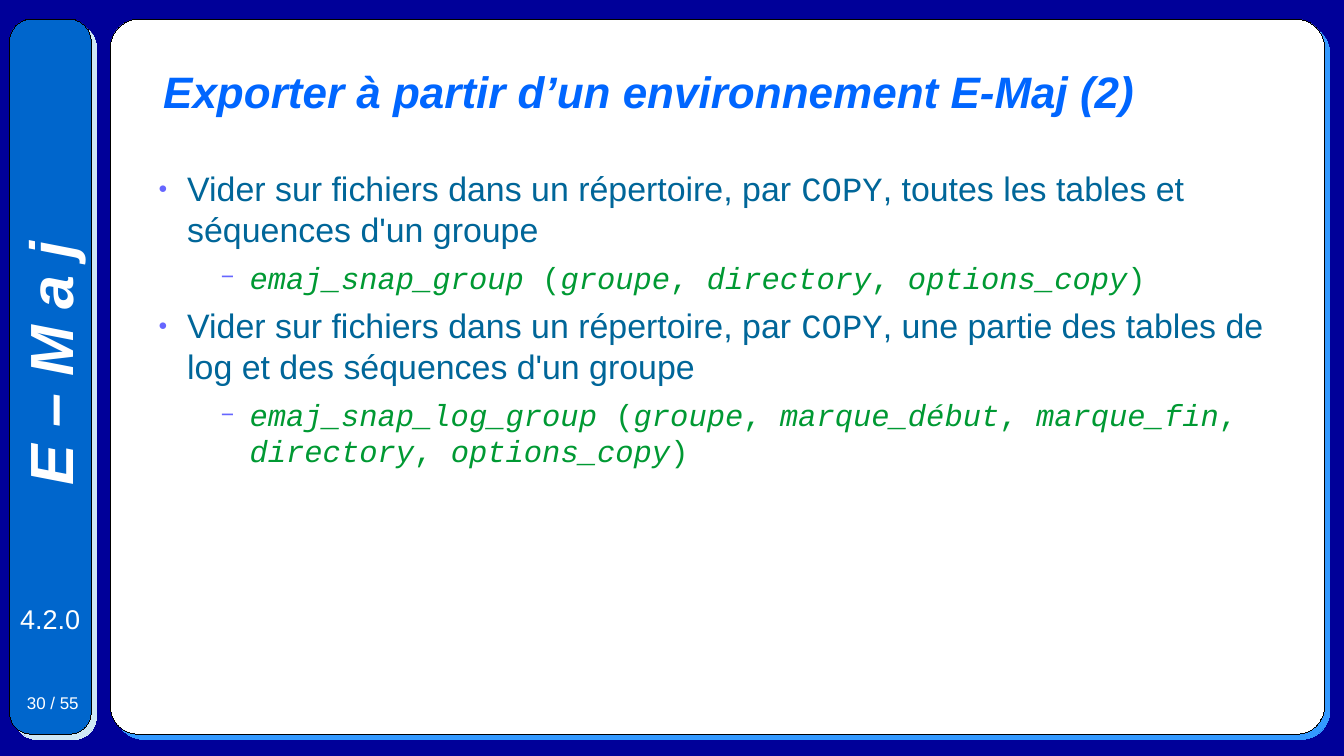
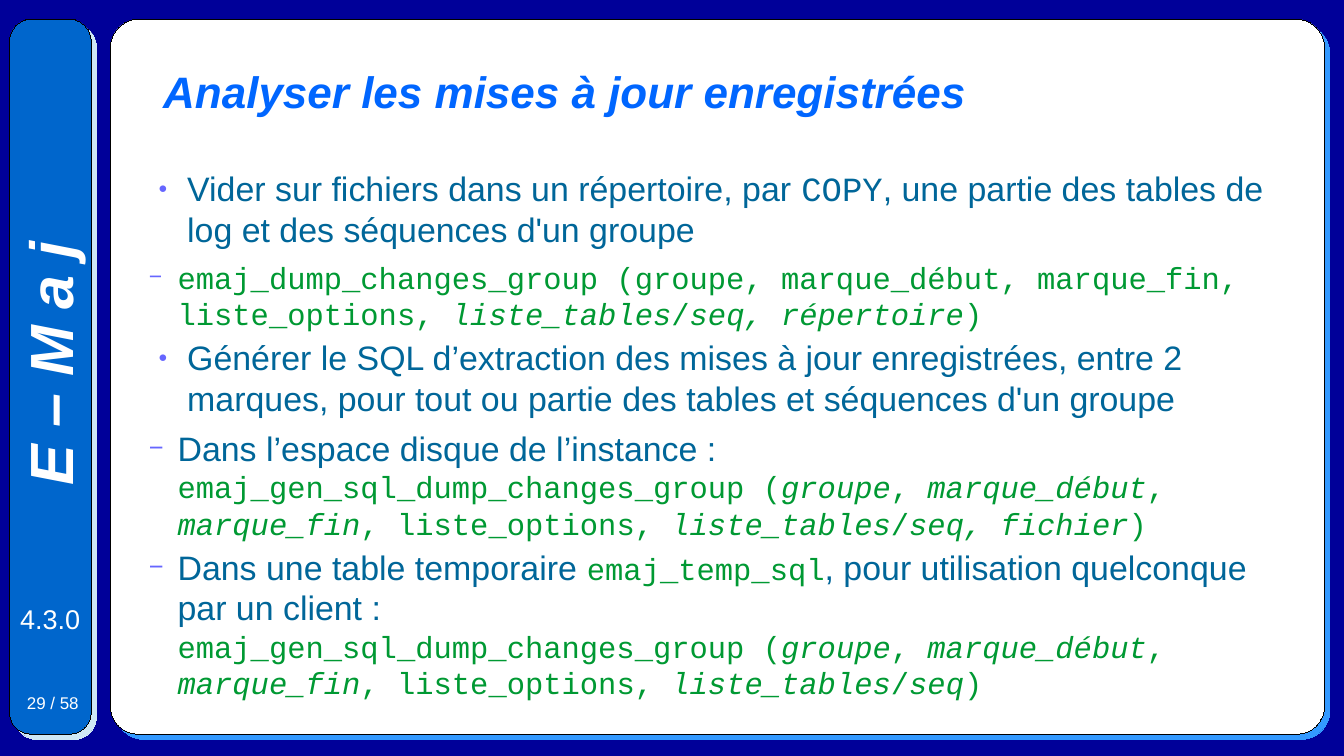
Before and after one commit to beaud76/emaj_doc, a slide deck: slide 29 of Emaj.devel_pres_fr.odp (slide 30 before the commit). Drawn at 1344x756 pixels with LibreOffice and Linux fonts; fonts in the diff are those of the drawing. Boxes give left, top, right and bottom in pixels: in the first picture for what was removed or moved away, otherwise in the second. Text is boxed around its words. In the diff, an @@ line names an element or a change of style, - is before the commit and + after.

```diff
--- a/Emaj.devel_pres_fr.odp
+++ b/Emaj.devel_pres_fr.odp
@@ title at (163, 75, 966, 117): text changed @@
-Exporter à partir d’un environnement E-Maj (2)
+Analyser les mises à jour enregistrées
@@ text at (187, 176, 1184, 296): paragraphs removed @@
-● Vider sur fichiers dans un répertoire, par COPY, toutes les tables et séquences d'un groupe
-  − emaj_snap_group (groupe, directory, options_copy)
@@ text at (178, 267, 1246, 701): text changed; italic off @@
-  − emaj_snap_log_group (groupe, marque_début, marque_fin, directory, options_copy)
+  − emaj_dump_changes_group (groupe, marque_début, marque_fin, liste_options, liste_tables/seq, répertoire)
+● Générer le SQL d’extraction des mises à jour enregistrées, entre 2 marques, pour tout ou partie des tables et séquences d'un groupe
+  − Dans l’espace disque de l’instance :
+    emaj_gen_sql_dump_changes_group (groupe, marque_début, marque_fin, liste_options, liste_tables/seq, fichier)
+  − Dans une table temporaire emaj_temp_sql, pour utilisation quelconque par un client :
+    emaj_gen_sql_dump_changes_group (groupe, marque_début, marque_fin, liste_options, liste_tables/seq)
@@ text at (20, 610, 80, 630): text changed @@
-4.2.0
+4.3.0
@@ page number at (27, 697, 79, 709): text changed @@
-30 / 55
+29 / 58
```
Also in this commit, not shown: 53 other slides changed, 3 slides added, 7 other files.
